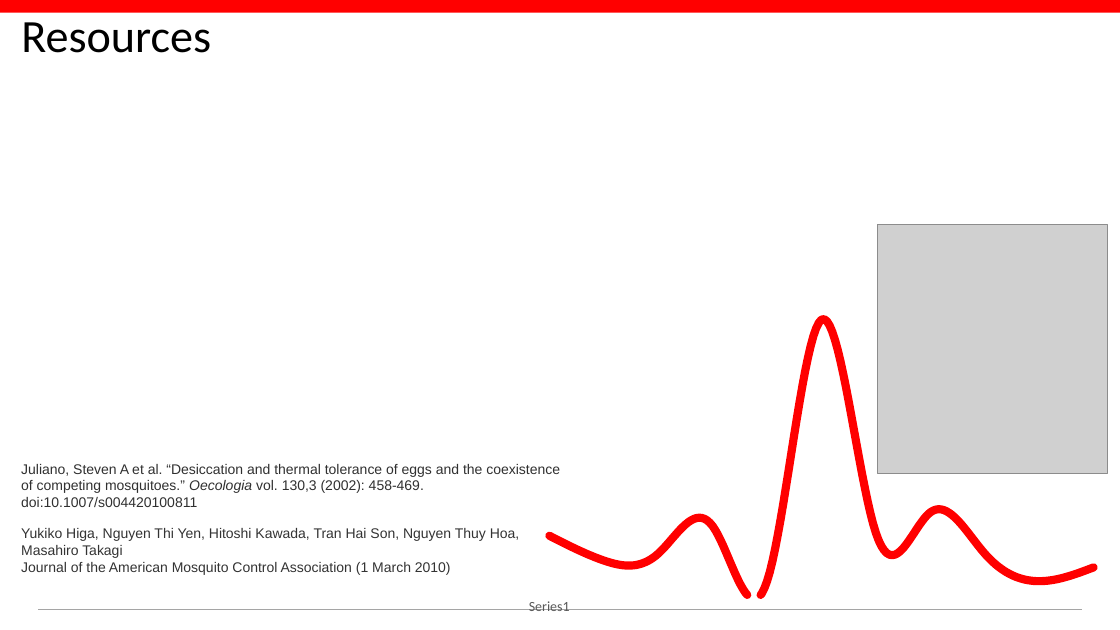
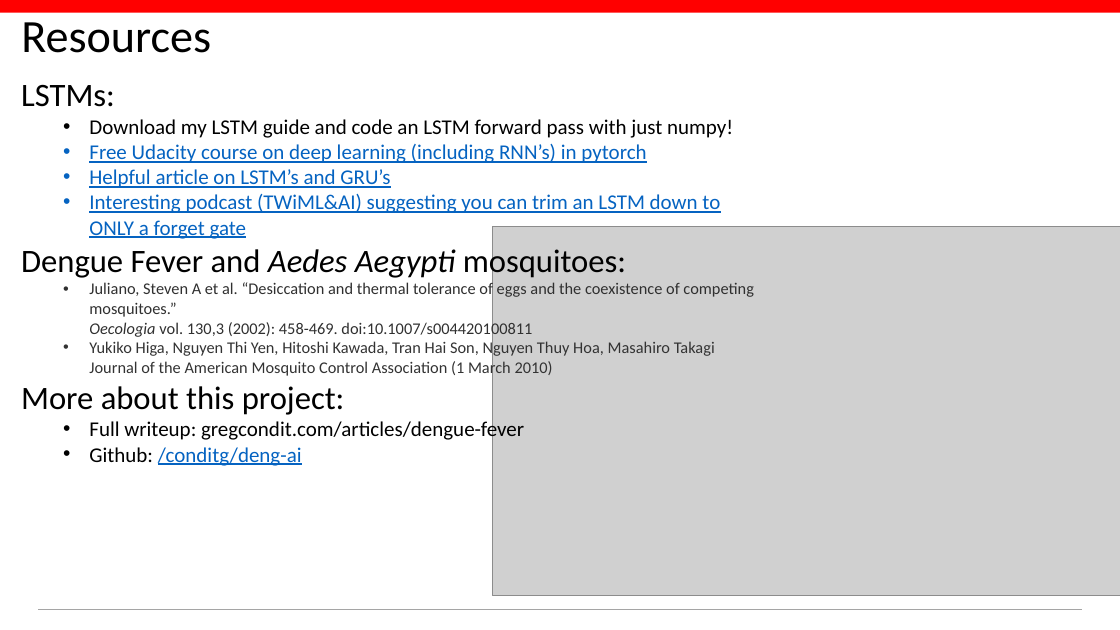
Before and after one commit to conditg/deng-ai, a slide deck: slide 19 of DengAI.pptx (slide 16 before the commit). Drawn at 1120x630 pixels with LibreOffice and Linux fonts; fonts in the diff are those of the drawing; grey boxes stand for pictures; background and template pictures are left out. Boxes give left, top, right and bottom in pixels: in the first picture for what was removed or moved away, otherwise in the second. Text is boxed around its words. In the diff, an @@ line names an element or a change of style, - is before the commit and + after.

Commit message:
LSTM training added to presentation

```diff
--- a/DengAI.pptx
+++ b/DengAI.pptx
@@ text added at (21, 84, 754, 466), 14 pt, text #0563C1 @@
+LSTMs:
+  • Download my LSTM guide and code an LSTM forward pass with just numpy!
+  • Free Udacity course on deep learning (including RNN’s) in pytorch
+  • Helpful article on LSTM’s and GRU’s
+  • Interesting podcast (TWiML&AI) suggesting you can trim an LSTM down to ONLY a forget gate
+Dengue Fever and Aedes Aegypti mosquitoes:
+  • Juliano, Steven A et al. “Desiccation and thermal tolerance of eggs and the coexistence of competing mosquitoes.”
+    Oecologia vol. 130,3 (2002): 458-469. doi:10.1007/s004420100811
+  • Yukiko Higa, Nguyen Thi Yen, Hitoshi Kawada, Tran Hai Son, Nguyen Thuy Hoa, Masahiro Takagi
+    Journal of the American Mosquito Control Association (1 March 2010)
+  More about this project:
+  • Full writeup: gregcondit.com/articles/dengue-fever
+  • Github: /conditg/deng-ai
@@ picture added at (492, 226, 1120, 596) @@
@@ line chart removed at (507, 225, 1120, 630) @@
-categories: , , , , , , , , , , 
-Series 1: 22, 12, 15, 25, 5, 100, 22, 30, 15, 5, 10
@@ picture removed at (878, 225, 1107, 474) @@
@@ text removed at (21, 464, 560, 507) @@
-Juliano, Steven A et al. “Desiccation and thermal tolerance of eggs and the coexistence of competing mosquitoes.” Oecologia vol. 130,3 (2002): 458-469. doi:10.1007/s004420100811
@@ text removed at (21, 528, 520, 575) @@
-Yukiko Higa, Nguyen Thi Yen, Hitoshi Kawada, Tran Hai Son, Nguyen Thuy Hoa, Masahiro Takagi
-Journal of the American Mosquito Control Association (1 March 2010)
```
Also in this commit, not shown: 2 other slides changed, 5 slides added, 2 slides removed, 3 other files.
